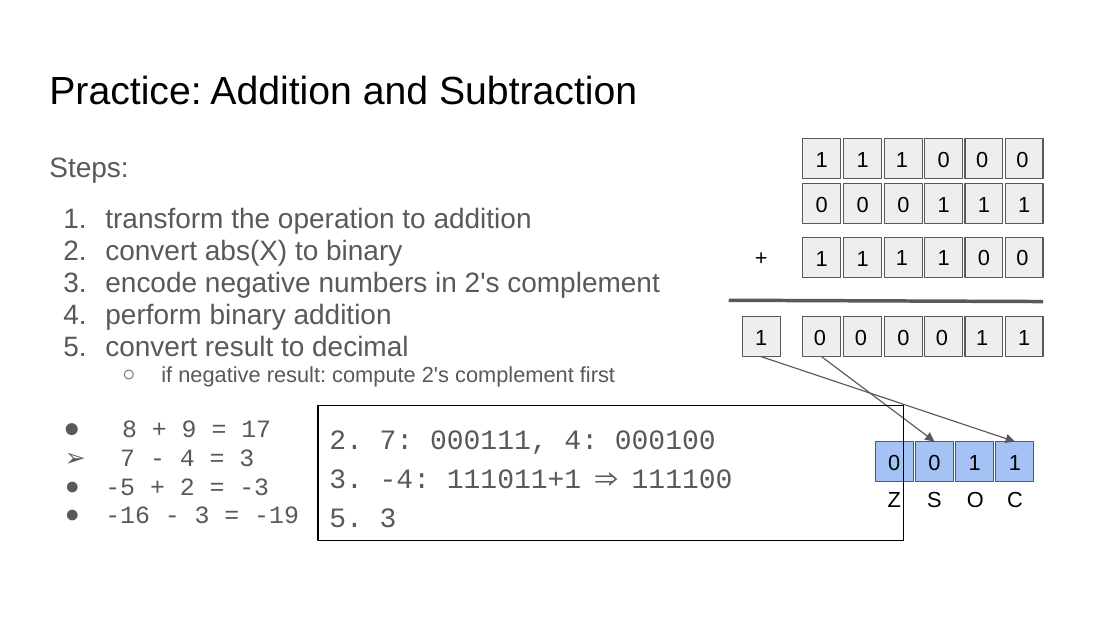
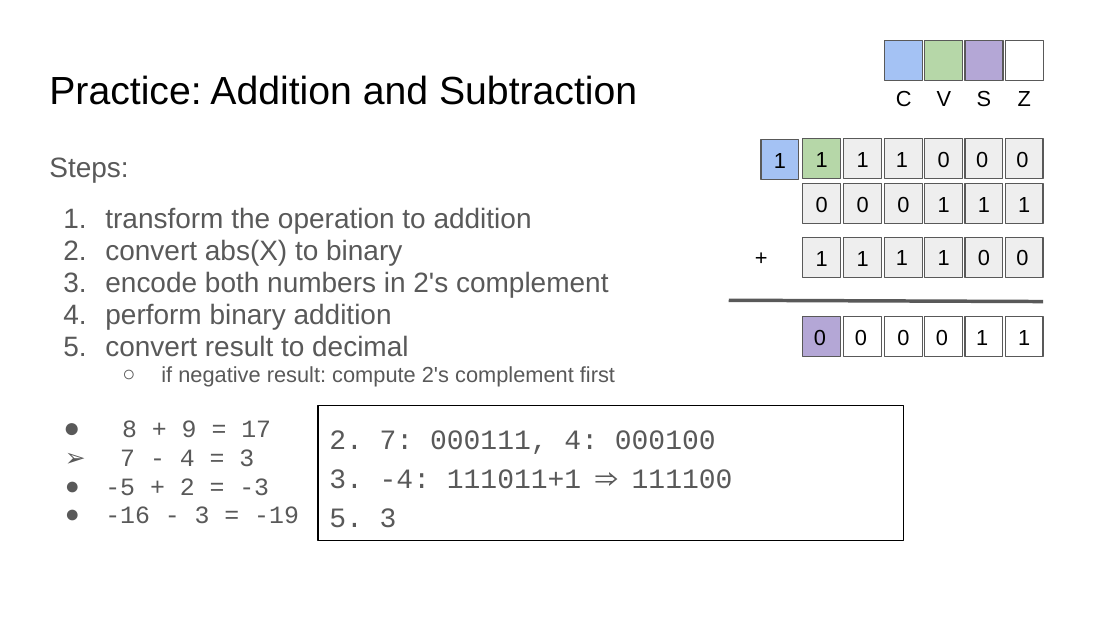
Before and after one commit to COMP122/comp122-s22, a slide deck: slide 19 of format_encodings/documents/Base2_ Encoding and Mathematical Operations.pptx (slide 18 before the commit). Drawn at 1120x630 pixels with LibreOffice and Linux fonts; fonts in the diff are those of the drawing. Boxes give left, top, right and bottom in pixels: in the first picture for what was removed or moved away, otherwise in the second. Text is boxed around its words. In the diff, an @@ line names an element or a change of style, - is before the commit and + after.

```diff
--- a/format_encodings/documents/Base2_ Encoding and Mathematical Operations.pptx
+++ b/format_encodings/documents/Base2_ Encoding and Mathematical Operations.pptx
@@ text "C": place and size @@
-text "C" at [1007,491,1023,508]
+text "C" at [896,90,912,107]
@@ text "S": place and size @@
-text "S" at [927,491,942,508]
+text "S" at [977,90,992,107]
@@ text "Z": place and size @@
-text "Z" at [888,492,901,507]
+text "Z" at [1018,91,1031,106]
@@ group added at [885,40,1044,106]: 4 rectangles, 1 text @@
+V
@@ rectangle "1": place and size @@
-rectangle "1" at [743,317,781,357]
+rectangle "1" at [760,139,799,179]
@@ rectangle "1" at [760,139,799,179]: fill #EEEEEE to #A4C2F4 @@
@@ rectangle "1" at [803,139,841,179]: fill #EEEEEE to #B6D7A8 @@
@@ text at [105,271,608,297]: text changed @@
-3. encode negative numbers in 2's complement
+3. encode both numbers in 2's complement
@@ rectangle "0" at [803,317,841,357]: fill #EEEEEE to #B4A7D6 @@
@@ fill #EEEEEE to #FFFFFF in 5 elements at [885,317,923,357], [925,317,963,357], [965,317,1004,357], [1005,317,1043,357], [843,317,881,357] @@
@@ arrow removed from (762, 356) to (1015, 441) @@
@@ arrow removed from (822, 356) to (934, 441) @@
@@ group removed at [876,441,1034,508]: 4 rectangles, 1 text @@
-0
-0
-1
-1
-O
```
Also in this commit, not shown: 18 other slides changed, 2 slides added, 1 slide removed, 12 other files.
